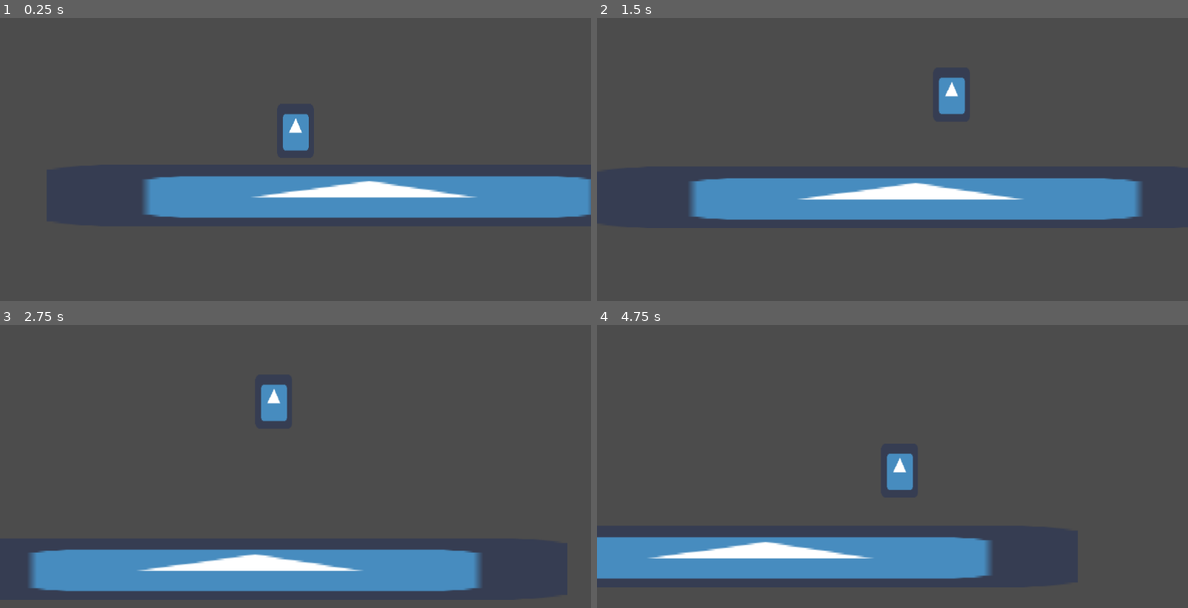
Above: before the commit, frames 1-4 (two rows, left to right).
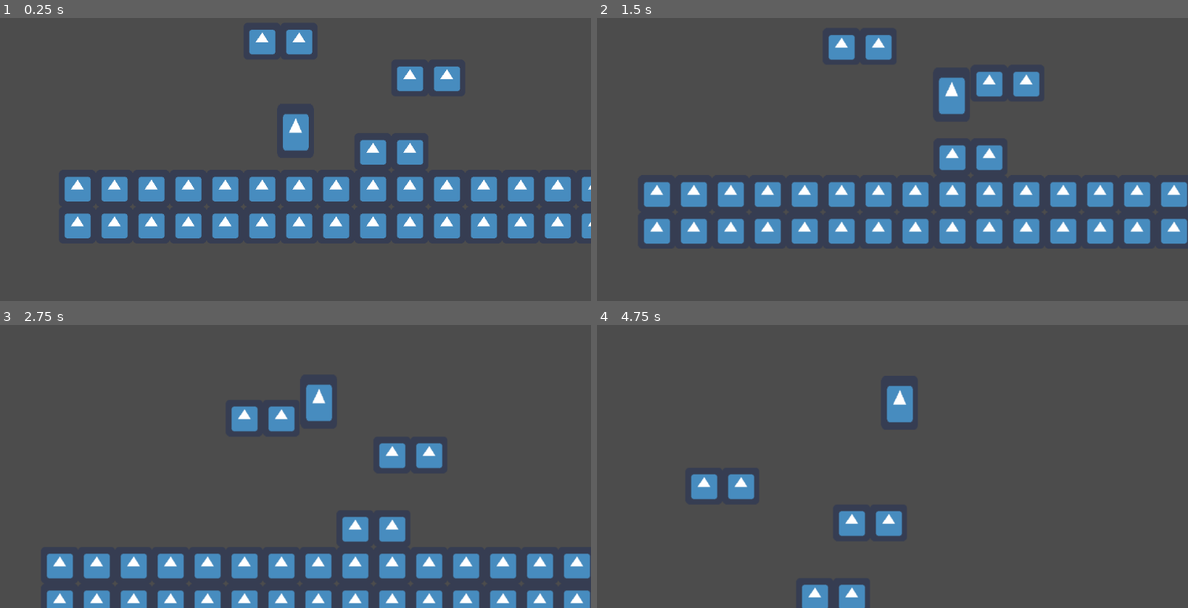
Above: after the commit, the same moments.

Repository: GorinichSerpant/RootCause
Game: Godot game, scene res://World/World.tscn
Two runs of this game, one before a commit and one after it. Both use one fixed random seed, a clock stepped at 60 frames per second and the inputs below. The engine's default icon, where the game draws it, is replaced by a stand-in: a white triangle on a blue panel in a dark square.
Inputs:
- Up to frame 1 (0.25 s): no input
- Up to frame 2 (1.5 s): hold Right (move_right) from 0.53 s (still down); tap W (jump) at 0.77 s
- Up to frame 3 (2.75 s): tap W (jump) at 1.52 s; release Right (move_right) at 2.03 s; hold Left (move_left) from 2.03 s (still down)
- Up to frame 4 (4.75 s): release Left (move_left) at 2.78 s; hold Right (move_right) 2.78-4.28 s; tap W (jump) at 3.02, 3.77, 4.52 s; hold Left (move_left) from 4.28 s (still down)

The runs differ from the first frame. In frame 1, 16% of the frame differs, in the area x 10-100%, y 4-78%; in frame 2, 17%, in the area x 7-100%, y 5-80%; in frame 3, 17%; in frame 4, 13%.

Commit message:
tileset added

Diff:
--- a/Character/Player.gd
+++ b/Character/Player.gd
@@ -23,7 +23,7 @@
 		velocity.y = -JUMP_SPEED
 		JUMPS_AVALIABLE -= 1
 
-	move_and_slide(velocity, Vector2(0, -1))
+	move_and_slide(velocity, Vector2(0, -1))\
 
 	if is_on_floor():
 		JUMPS_AVALIABLE = MAX_JUMPS
--- a/World/World.tscn
+++ b/World/World.tscn
@@ -1,14 +1,46 @@
-[gd_scene load_steps=4 format=2]
+[gd_scene load_steps=6 format=2]
 
 [ext_resource path="res://Character/Player.tscn" type="PackedScene" id=1]
 [ext_resource path="res://icon.png" type="Texture" id=2]
+
+[sub_resource type="ConvexPolygonShape2D" id=2]
+points = PoolVector2Array( 64, 64, 0, 64, 0, 0, 64, 0 )
+
+[sub_resource type="TileSet" id=3]
+0/name = "Solid"
+0/texture = ExtResource( 2 )
+0/tex_offset = Vector2( 0, 0 )
+0/modulate = Color( 1, 1, 1, 1 )
+0/region = Rect2( 0, 0, 64, 64 )
+0/tile_mode = 0
+0/occluder_offset = Vector2( 0, 0 )
+0/navigation_offset = Vector2( 0, 0 )
+0/shape_offset = Vector2( 0, 0 )
+0/shape_transform = Transform2D( 1, 0, 0, 1, 0, 0 )
+0/shape = SubResource( 2 )
+0/shape_one_way = false
+0/shape_one_way_margin = 1.0
+0/shapes = [ {
+"autotile_coord": Vector2( 0, 0 ),
+"one_way": false,
+"one_way_margin": 1.0,
+"shape": SubResource( 2 ),
+"shape_transform": Transform2D( 1, 0, 0, 1, 0, 0 )
+} ]
+0/z_index = 0
 
 [sub_resource type="RectangleShape2D" id=1]
 extents = Vector2( 549, 50.5 )
 
 [node name="World" type="Node2D"]
 
+[node name="Enivroment" type="TileMap" parent="."]
+tile_set = SubResource( 3 )
+format = 1
+tile_data = PoolIntArray( 262149, 0, 0, 262150, 0, 0, 327689, 0, 0, 327690, 0, 0, 458760, 0, 0, 458761, 0, 0, 524288, 0, 0, 524289, 0, 0, 524290, 0, 0, 524291, 0, 0, 524292, 0, 0, 524293, 0, 0, 524294, 0, 0, 524295, 0, 0, 524296, 0, 0, 524297, 0, 0, 524298, 0, 0, 524299, 0, 0, 524300, 0, 0, 524301, 0, 0, 524302, 0, 0, 524303, 0, 0, 589824, 0, 0, 589825, 0, 0, 589826, 0, 0, 589827, 0, 0, 589828, 0, 0, 589829, 0, 0, 589830, 0, 0, 589831, 0, 0, 589832, 0, 0, 589833, 0, 0, 589834, 0, 0, 589835, 0, 0, 589836, 0, 0, 589837, 0, 0, 589838, 0, 0, 589839, 0, 0 )
+
 [node name="Floor" type="StaticBody2D" parent="."]
+visible = false
 position = Vector2( 411, 535 )
 __meta__ = {
 "_edit_group_": true
